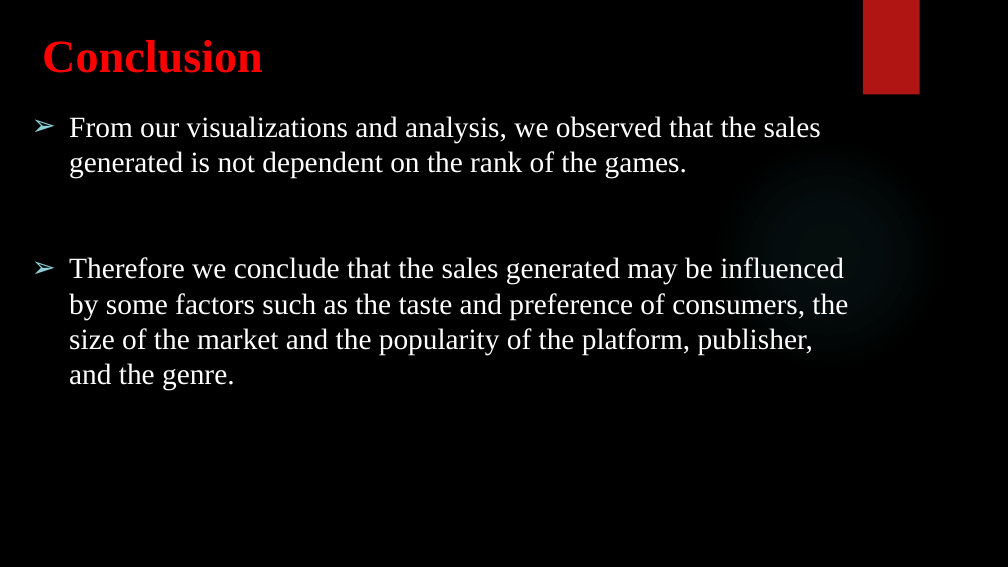
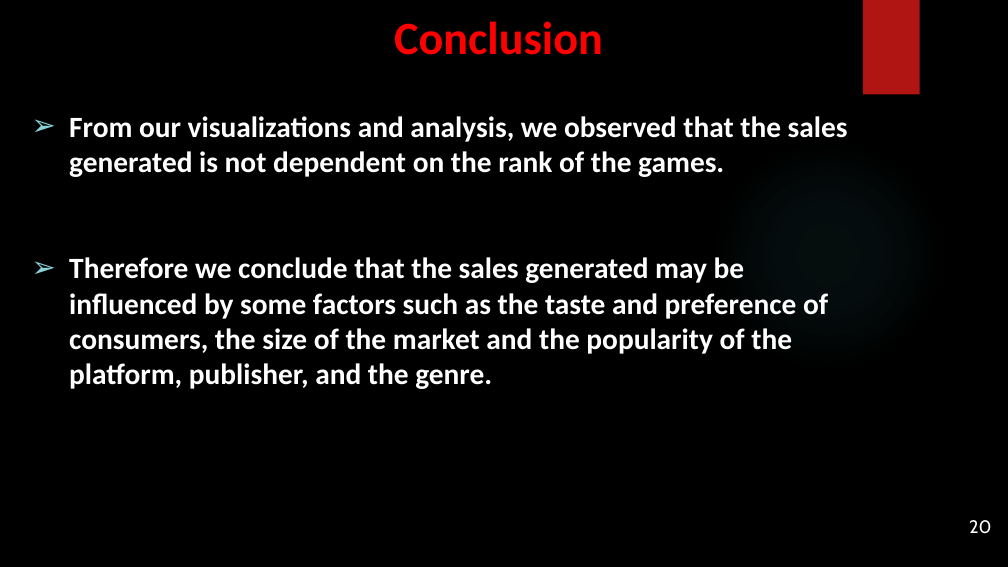
Before and after one commit to JMDUKU/GROUP-K-EDA-PROJECT, a slide deck: slide 20 of Group K EDA Project DIGICAP.pptx (slide 18 before the commit). Drawn at 1008x567 pixels with LibreOffice and Linux fonts; fonts in the diff are those of the drawing; background and template pictures are left out. Boxes give left, top, right and bottom in pixels: in the first picture for what was removed or moved away, otherwise in the second. Text is boxed around its words. In the diff, an @@ line names an element or a change of style, - is before the commit and + after.

```diff
--- a/Group K EDA Project DIGICAP.pptx
+++ b/Group K EDA Project DIGICAP.pptx
@@ title "Conclusion": place and size @@
-title "Conclusion" at box(42, 40, 263, 73)
+title "Conclusion" at box(394, 21, 603, 55)
@@ title "Conclusion" at box(394, 21, 603, 55): font Times New Roman to Calibri; alignment left to centre @@
@@ subtitle "From our visualizations and analysis, ..." at box(69, 116, 848, 389): font Times New Roman to Calibri, bold on @@
@@ page number added at box(969, 520, 991, 534), 17.3 pt, text #FFFFFF @@
+20
```
Also in this commit, not shown: 18 other slides changed, 2 slides added, 1 slide removed.
